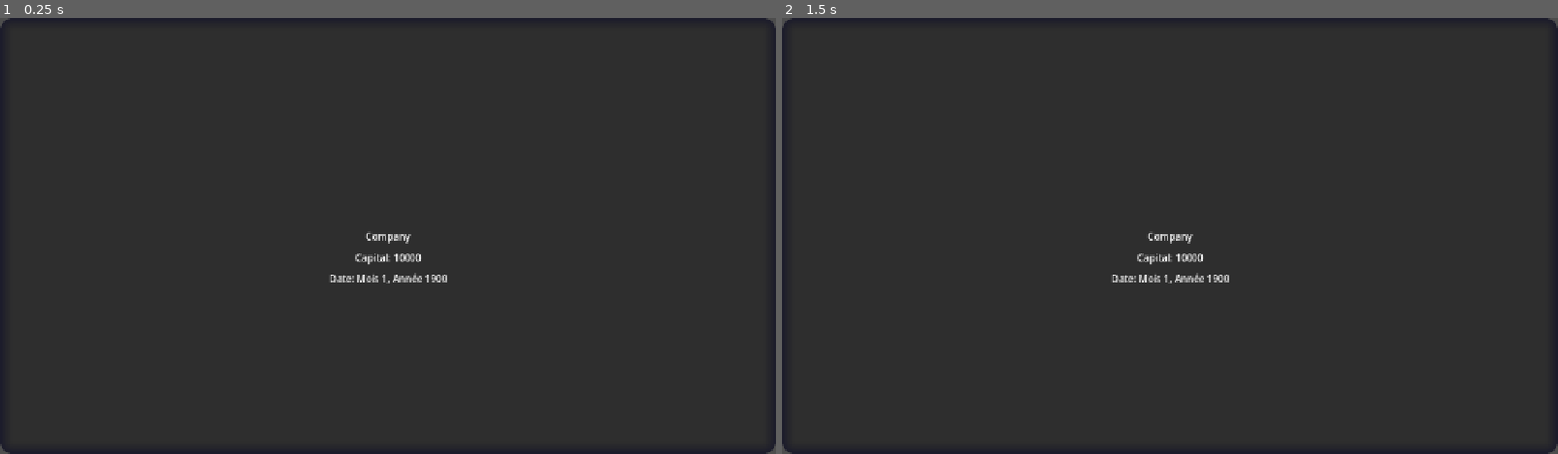
Above: before the commit, frames 1-2 (left to right).
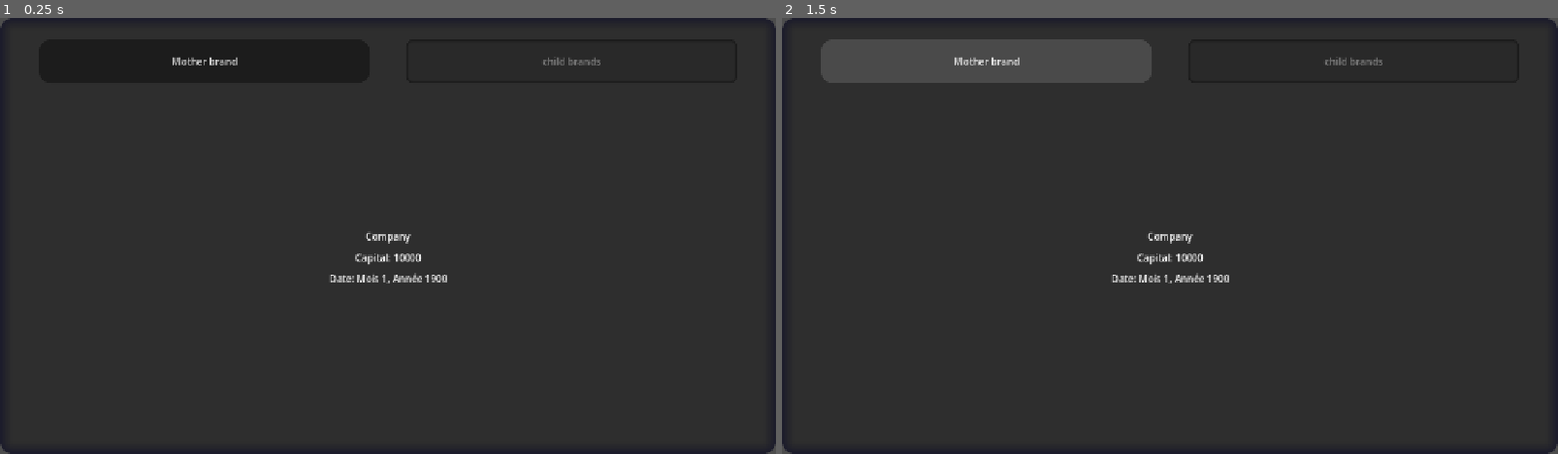
Above: after the commit, the same moments.

Repository: ryno57/RMBM
Game: Godot game, scene res://Scenes/gui_menu/company.tscn
Two runs of this game, one before a commit and one after it. Both use one fixed random seed, a clock stepped at 60 frames per second and the inputs below. This scene is started directly instead of the project's main scene.
Inputs (mouse positions are in pixels of both pictures, inside the frame that each line leads up to):
- Up to frame 1 (0.25 s): no input
- Up to frame 2 (1.5 s): click (983, 61) at 0.5 s, where only the run after the commit has a clickable "Mother brand"; click (983, 61) at 1.25 s, where only the run after the commit has a clickable "Mother brand"

The runs differ from the first frame. In frame 1, 0.1% of the frame differs, in the area x 22-78%, y 8-11%; in frame 2, 4.3%, in the area x 5-78%, y 4-15%.

Commit message:
dev B3.1.5

Diff:
--- a/Scenes/TitleScreen.tscn
+++ b/Scenes/TitleScreen.tscn
@@ -199,7 +199,7 @@
 
 [node name="Version" type="Label" parent="VBoxContainer" unique_id=410787511]
 layout_mode = 2
-text = "Build 3.1.3 Redo"
+text = "Build 3.1.5"
 label_settings = SubResource("LabelSettings_fnlyl")
 
 [connection signal="pressed" from="VBoxContainer/Button" to="." method="_on_button_pressed"]
--- a/Scenes/gui_menu/buildings.tscn
+++ b/Scenes/gui_menu/buildings.tscn
@@ -20,7 +20,16 @@
 theme_override_styles/panel = ExtResource("1_4fmjc")
 
 [node name="Label" type="Label" parent="." unique_id=87910829]
-layout_mode = 0
-offset_right = 74.0
-offset_bottom = 23.0
+layout_mode = 1
+anchors_preset = 8
+anchor_left = 0.5
+anchor_top = 0.5
+anchor_right = 0.5
+anchor_bottom = 0.5
+offset_left = -37.0
+offset_top = -11.5
+offset_right = 37.0
+offset_bottom = 11.5
+grow_horizontal = 2
+grow_vertical = 2
 text = "buildings"
--- a/Scenes/gui_menu/company.tscn
+++ b/Scenes/gui_menu/company.tscn
@@ -1,7 +1,36 @@
-[gd_scene load_steps=3 format=3 uid="uid://dibsa8fhi2lcq"]
+[gd_scene load_steps=6 format=3 uid="uid://dibsa8fhi2lcq"]
 
 [ext_resource type="StyleBox" uid="uid://dmvxmra0u887y" path="res://Scenes/gui_menu/bg.tres" id="1_qrbe6"]
 [ext_resource type="Script" uid="uid://bjweltvvm4ub1" path="res://Scenes/gui_menu/company.gd" id="1_wjwil"]
+
+[sub_resource type="StyleBoxFlat" id="StyleBoxFlat_wjwil"]
+bg_color = Color(0, 0, 0, 0.3764706)
+corner_radius_top_left = 20
+corner_radius_top_right = 20
+corner_radius_bottom_right = 20
+corner_radius_bottom_left = 20
+corner_detail = 10
+
+[sub_resource type="StyleBoxFlat" id="StyleBoxFlat_koxfr"]
+bg_color = Color(1.1561769, 1.1561769, 1.1561769, 0.13333334)
+corner_radius_top_left = 20
+corner_radius_top_right = 20
+corner_radius_bottom_right = 20
+corner_radius_bottom_left = 20
+corner_detail = 10
+
+[sub_resource type="StyleBoxFlat" id="StyleBoxFlat_aj0wp"]
+bg_color = Color(0, 0, 0, 0.09803922)
+border_width_left = 5
+border_width_top = 5
+border_width_right = 5
+border_width_bottom = 5
+border_color = Color(0, 0, 0, 0.41568628)
+border_blend = true
+corner_radius_top_left = 10
+corner_radius_top_right = 10
+corner_radius_bottom_right = 10
+corner_radius_bottom_left = 10
 
 [node name="Company" type="Control" unique_id=1569153939]
 layout_mode = 3
@@ -55,3 +84,46 @@
 anchor_bottom = 0.598
 grow_horizontal = 2
 grow_vertical = 2
+
+[node name="HBoxContainer" type="HBoxContainer" parent="." unique_id=1774252224]
+layout_mode = 1
+anchors_preset = -1
+anchor_left = 0.05
+anchor_top = 0.05
+anchor_right = 0.95
+anchor_bottom = 0.15
+grow_horizontal = 2
+theme_override_constants/separation = 60
+
+[node name="mother_btn" type="Button" parent="HBoxContainer" unique_id=1941011334 groups=["buttons"]]
+layout_mode = 2
+size_flags_horizontal = 3
+size_flags_stretch_ratio = 0.1
+theme_override_styles/normal = SubResource("StyleBoxFlat_wjwil")
+theme_override_styles/normal_mirrored = SubResource("StyleBoxFlat_wjwil")
+theme_override_styles/pressed = SubResource("StyleBoxFlat_koxfr")
+theme_override_styles/pressed_mirrored = SubResource("StyleBoxFlat_koxfr")
+theme_override_styles/hover = SubResource("StyleBoxFlat_koxfr")
+theme_override_styles/hover_mirrored = SubResource("StyleBoxFlat_wjwil")
+theme_override_styles/hover_pressed = SubResource("StyleBoxFlat_koxfr")
+theme_override_styles/hover_pressed_mirrored = SubResource("StyleBoxFlat_koxfr")
+theme_override_styles/disabled = SubResource("StyleBoxFlat_aj0wp")
+theme_override_styles/disabled_mirrored = SubResource("StyleBoxFlat_aj0wp")
+text = "Mother brand"
+
+[node name="child_btn" type="Button" parent="HBoxContainer" unique_id=653199885 groups=["buttons"]]
+layout_mode = 2
+size_flags_horizontal = 3
+size_flags_stretch_ratio = 0.1
+theme_override_styles/normal = SubResource("StyleBoxFlat_wjwil")
+theme_override_styles/normal_mirrored = SubResource("StyleBoxFlat_wjwil")
+theme_override_styles/pressed = SubResource("StyleBoxFlat_koxfr")
+theme_override_styles/pressed_mirrored = SubResource("StyleBoxFlat_koxfr")
+theme_override_styles/hover = SubResource("StyleBoxFlat_koxfr")
+theme_override_styles/hover_mirrored = SubResource("StyleBoxFlat_wjwil")
+theme_override_styles/hover_pressed = SubResource("StyleBoxFlat_koxfr")
+theme_override_styles/hover_pressed_mirrored = SubResource("StyleBoxFlat_koxfr")
+theme_override_styles/disabled = SubResource("StyleBoxFlat_aj0wp")
+theme_override_styles/disabled_mirrored = SubResource("StyleBoxFlat_aj0wp")
+disabled = true
+text = "child brands"
--- a/Scenes/gui_menu/dev.tscn
+++ b/Scenes/gui_menu/dev.tscn
@@ -20,7 +20,16 @@
 theme_override_styles/panel = ExtResource("1_viccv")
 
 [node name="Label" type="Label" parent="." unique_id=1119319608]
-layout_mode = 0
-offset_right = 74.0
-offset_bottom = 23.0
+layout_mode = 1
+anchors_preset = 8
+anchor_left = 0.5
+anchor_top = 0.5
+anchor_right = 0.5
+anchor_bottom = 0.5
+offset_left = -37.0
+offset_top = -11.5
+offset_right = 37.0
+offset_bottom = 11.5
+grow_horizontal = 2
+grow_vertical = 2
 text = "dev"
--- a/Scenes/gui_menu/employer.tscn
+++ b/Scenes/gui_menu/employer.tscn
@@ -20,7 +20,16 @@
 theme_override_styles/panel = ExtResource("1_0gjt5")
 
 [node name="Label" type="Label" parent="." unique_id=1689204234]
-layout_mode = 0
-offset_right = 74.0
-offset_bottom = 23.0
+layout_mode = 1
+anchors_preset = 8
+anchor_left = 0.5
+anchor_top = 0.5
+anchor_right = 0.5
+anchor_bottom = 0.5
+offset_left = -37.0
+offset_top = -11.5
+offset_right = 37.0
+offset_bottom = 11.5
+grow_horizontal = 2
+grow_vertical = 2
 text = "employer"
--- a/Scenes/gui_menu/invest.tscn
+++ b/Scenes/gui_menu/invest.tscn
@@ -20,7 +20,16 @@
 theme_override_styles/panel = ExtResource("1_qrsjh")
 
 [node name="Label" type="Label" parent="." unique_id=670398136]
-layout_mode = 0
-offset_right = 74.0
-offset_bottom = 23.0
+layout_mode = 1
+anchors_preset = 8
+anchor_left = 0.5
+anchor_top = 0.5
+anchor_right = 0.5
+anchor_bottom = 0.5
+offset_left = -37.0
+offset_top = -11.5
+offset_right = 37.0
+offset_bottom = 11.5
+grow_horizontal = 2
+grow_vertical = 2
 text = "invest"
--- a/Scenes/gui_menu/journals.tscn
+++ b/Scenes/gui_menu/journals.tscn
@@ -20,7 +20,16 @@
 theme_override_styles/panel = ExtResource("1_14w4g")
 
 [node name="Label" type="Label" parent="." unique_id=547649974]
-layout_mode = 0
-offset_right = 74.0
-offset_bottom = 23.0
+layout_mode = 1
+anchors_preset = 8
+anchor_left = 0.5
+anchor_top = 0.5
+anchor_right = 0.5
+anchor_bottom = 0.5
+offset_left = -37.0
+offset_top = -11.5
+offset_right = 37.0
+offset_bottom = 11.5
+grow_horizontal = 2
+grow_vertical = 2
 text = "journals"
--- a/Scenes/gui_menu/marketing.tscn
+++ b/Scenes/gui_menu/marketing.tscn
@@ -20,7 +20,16 @@
 theme_override_styles/panel = ExtResource("1_5nyep")
 
 [node name="Label" type="Label" parent="." unique_id=1412332298]
-layout_mode = 0
-offset_right = 74.0
-offset_bottom = 23.0
+layout_mode = 1
+anchors_preset = 8
+anchor_left = 0.5
+anchor_top = 0.5
+anchor_right = 0.5
+anchor_bottom = 0.5
+offset_left = -40.0
+offset_top = -11.5
+offset_right = 40.0
+offset_bottom = 11.5
+grow_horizontal = 2
+grow_vertical = 2
 text = "Marketing"
--- a/Scenes/gui_menu/r&d.tscn
+++ b/Scenes/gui_menu/r&d.tscn
@@ -20,7 +20,16 @@
 theme_override_styles/panel = ExtResource("1_1vdap")
 
 [node name="Label" type="Label" parent="." unique_id=1138102543]
-layout_mode = 0
-offset_right = 74.0
-offset_bottom = 23.0
+layout_mode = 1
+anchors_preset = 8
+anchor_left = 0.5
+anchor_top = 0.5
+anchor_right = 0.5
+anchor_bottom = 0.5
+offset_left = -37.0
+offset_top = -11.5
+offset_right = 37.0
+offset_bottom = 11.5
+grow_horizontal = 2
+grow_vertical = 2
 text = "r&d"
